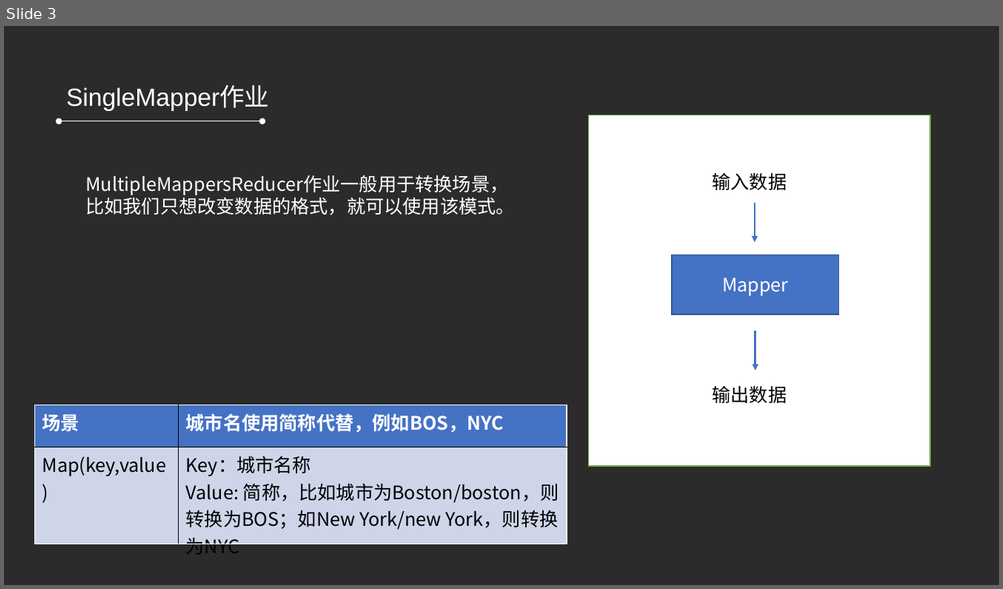
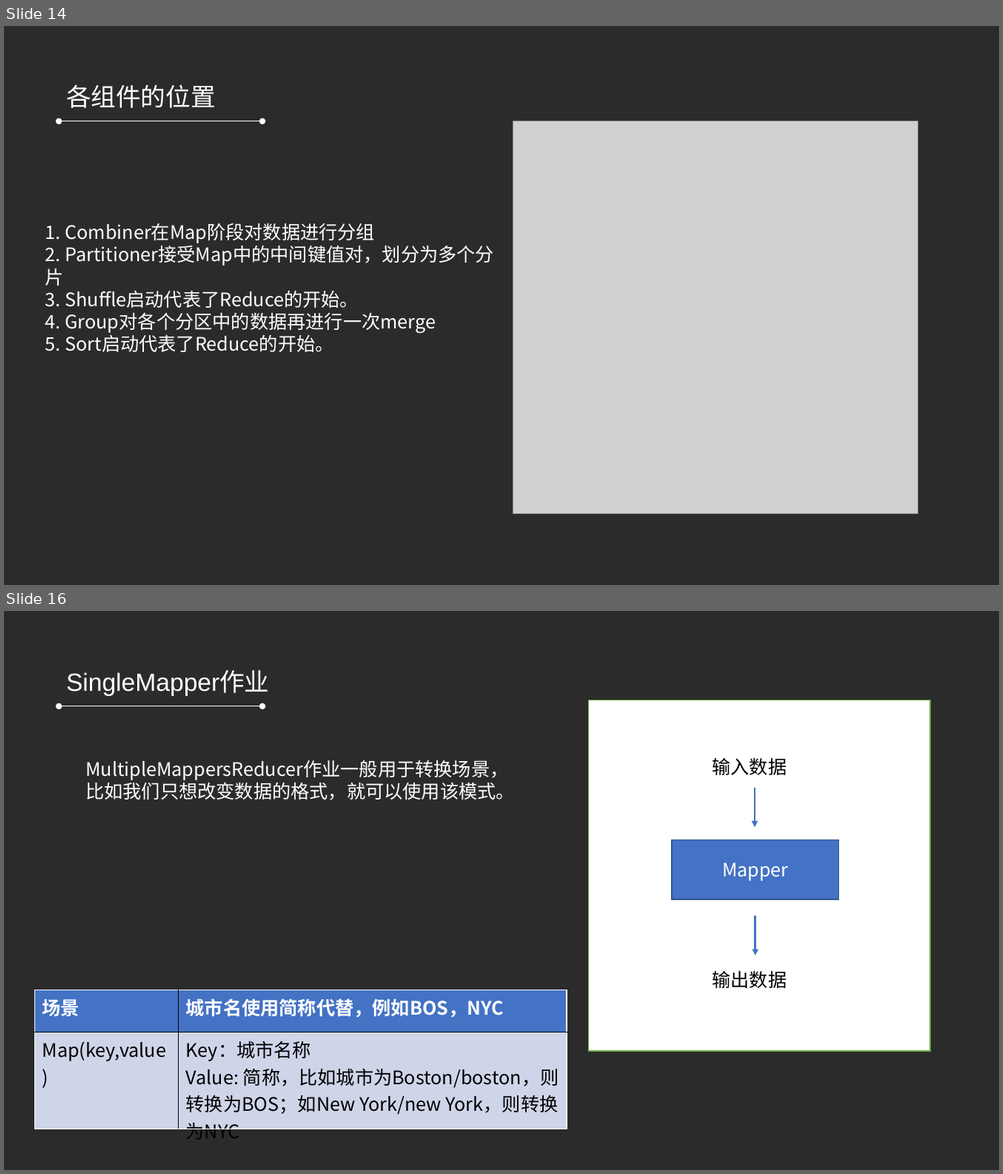
Before and after one commit to refuil/hadoopAction, a slide deck: 第五章 MapReduce高级程序设计.pptx. Shown one above the other, each under a label of ours: slide 3 before the commit, slides 14 and 16 after it; the slides between them are not shown. The pictures are 1003x589 and 1003x1174 pixels, drawn with LibreOffice and Linux fonts; fonts in the diff are those of the drawing; grey boxes stand for pictures; background and template pictures are left out; a plain dark background stands for a picture behind light text. Boxes give left, top, right and bottom in pixels: in the first picture for what was removed or moved away, otherwise in the second. Text is boxed around its words. In the diff, an @@ line names an element or a change of style, - is before the commit and + after.

```diff
--- a/第五章 MapReduce高级程序设计.pptx
+++ b/第五章 MapReduce高级程序设计.pptx
@@ slide 14 added at <box>4,26,999,585</box>, background picture (left out) @@
@@ text added at <box>66,84,216,108</box>, 24 pt, text #FFFFFF @@
+各组件的位置
@@ double arrow added from (60, 121) to (262, 121), #FFFFFF 0.5 pt @@
@@ picture added at <box>513,121,918,514</box> @@
@@ text added at <box>45,223,494,352</box>, 18 pt, text #FFFFFF @@
+1. Combiner在Map阶段对数据进行分组
+2. Partitioner接受Map中的中间键值对，划分为多个分片
+3. Shuffle启动代表了Reduce的开始。
+4. Group对各个分区中的数据再进行一次merge
+5. Sort启动代表了Reduce的开始。
@@ what was slide 3 is now slide 16 @@
```
Also in this commit, not shown: 1 slide changed, 16 other slides added, 3 slides removed, 19 other files.
